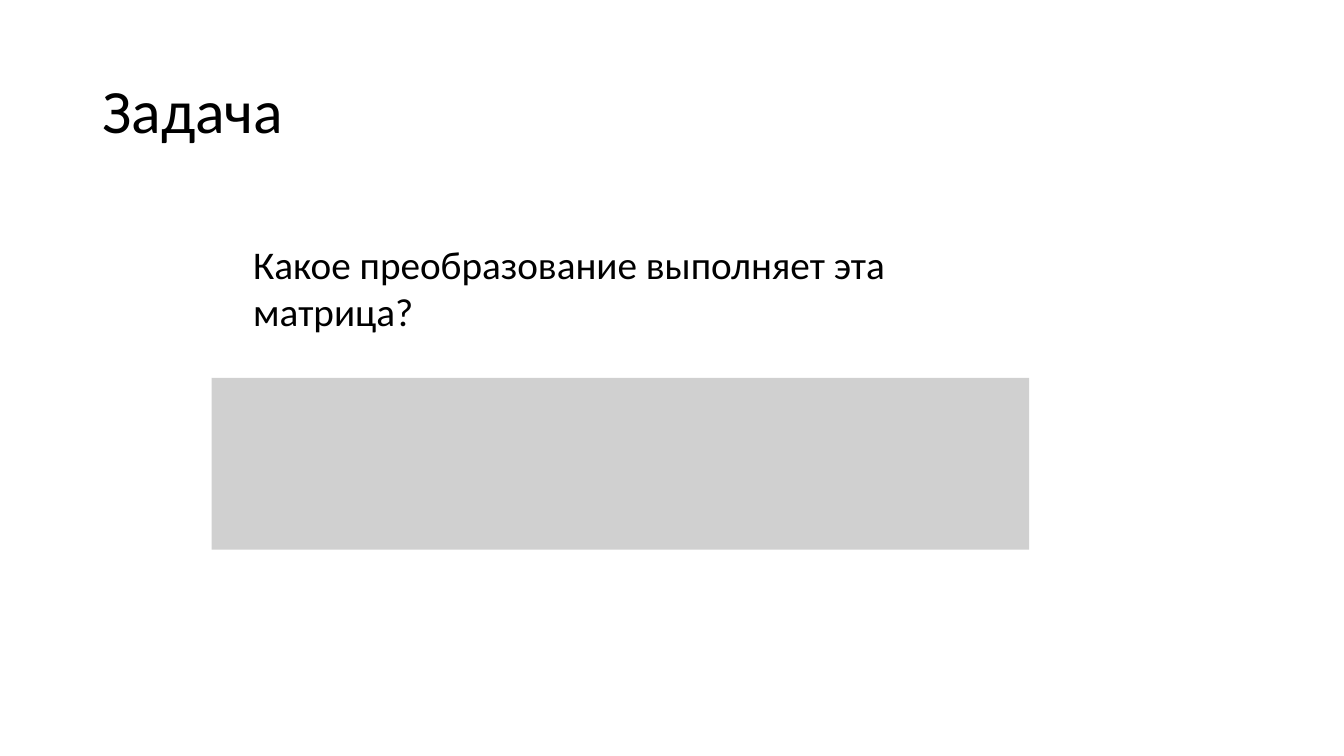
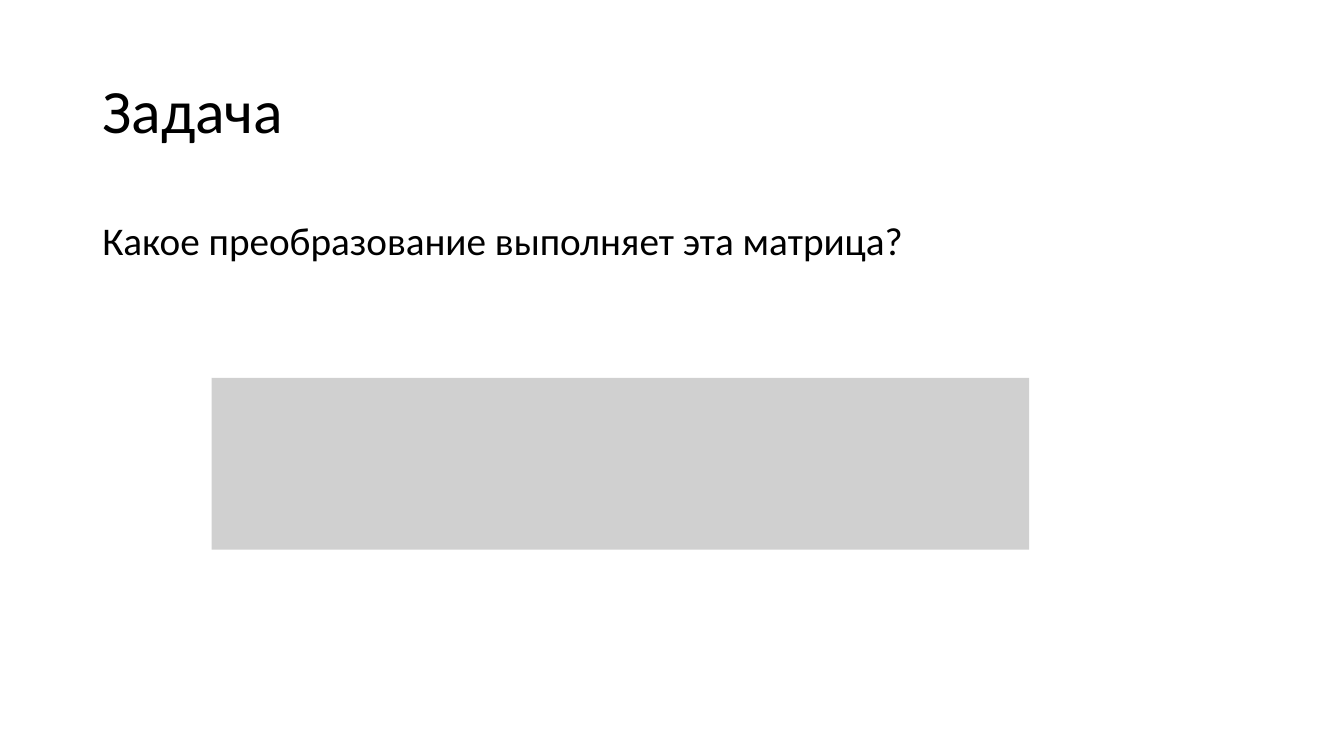
Before and after one commit to alexey-malov/cg-course, a slide deck: slide 79 of lectures/03 - Векторный анализ, трансформации и матрицы.pptx. Drawn at 1344x756 pixels with LibreOffice and Linux fonts; fonts in the diff are those of the drawing; grey boxes stand for pictures. Boxes give left, top, right and bottom in pixels: in the first picture for what was removed or moved away, otherwise in the second. Text is boxed around its words. In the diff, an @@ line names an element or a change of style, - is before the commit and + after.

Commit message:
Обновил презентацию по трансформациям и матрицам

```diff
--- a/lectures/03 - Векторный анализ, трансформации и матрицы.pptx
+++ b/lectures/03 - Векторный анализ, трансформации и матрицы.pptx
@@ text "Какое преобразование выполняет эта матрица?" rewrapped from [253,252,885,333] to [102,228,903,262] @@
```
Also in this commit, not shown: 6 other slides changed.
